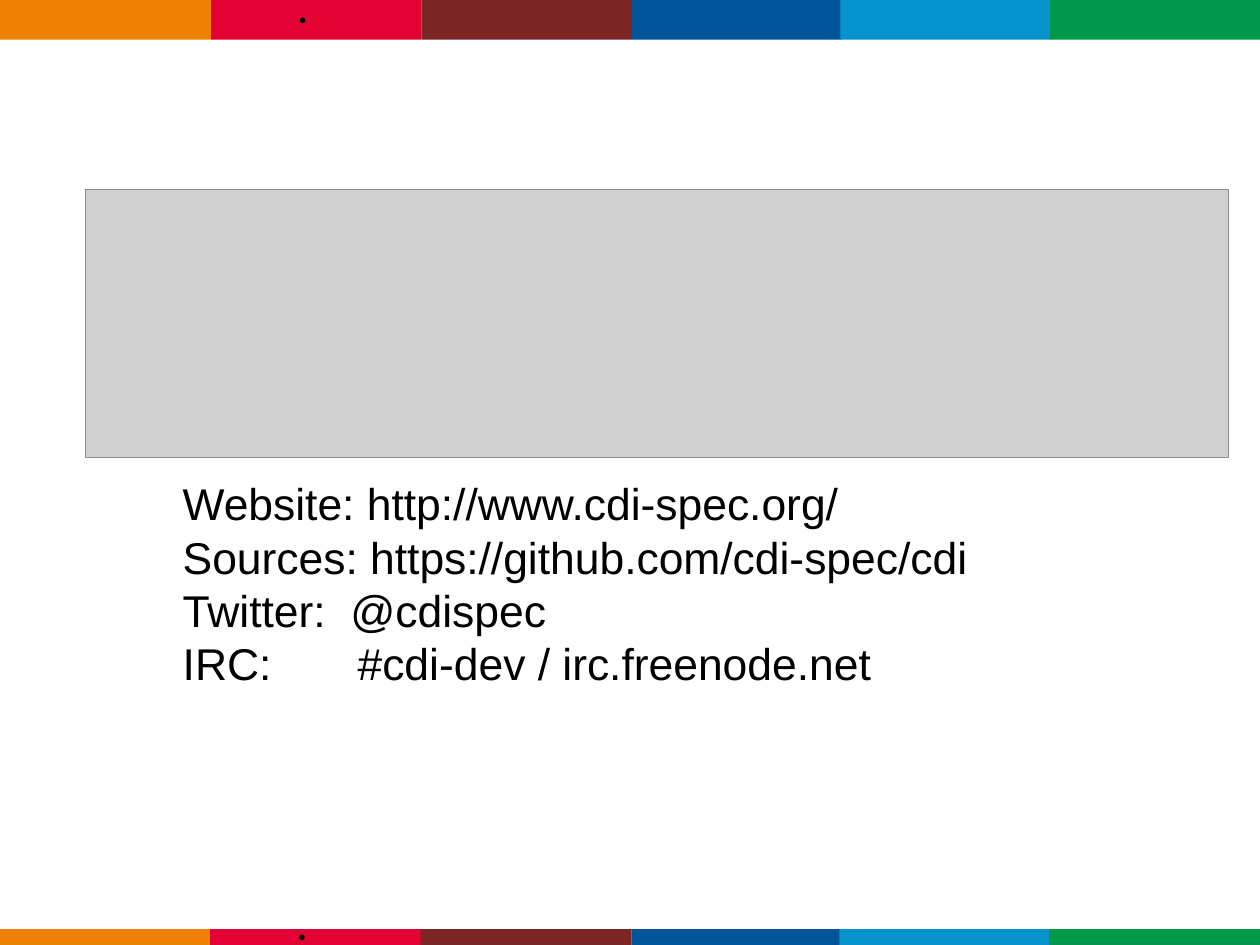
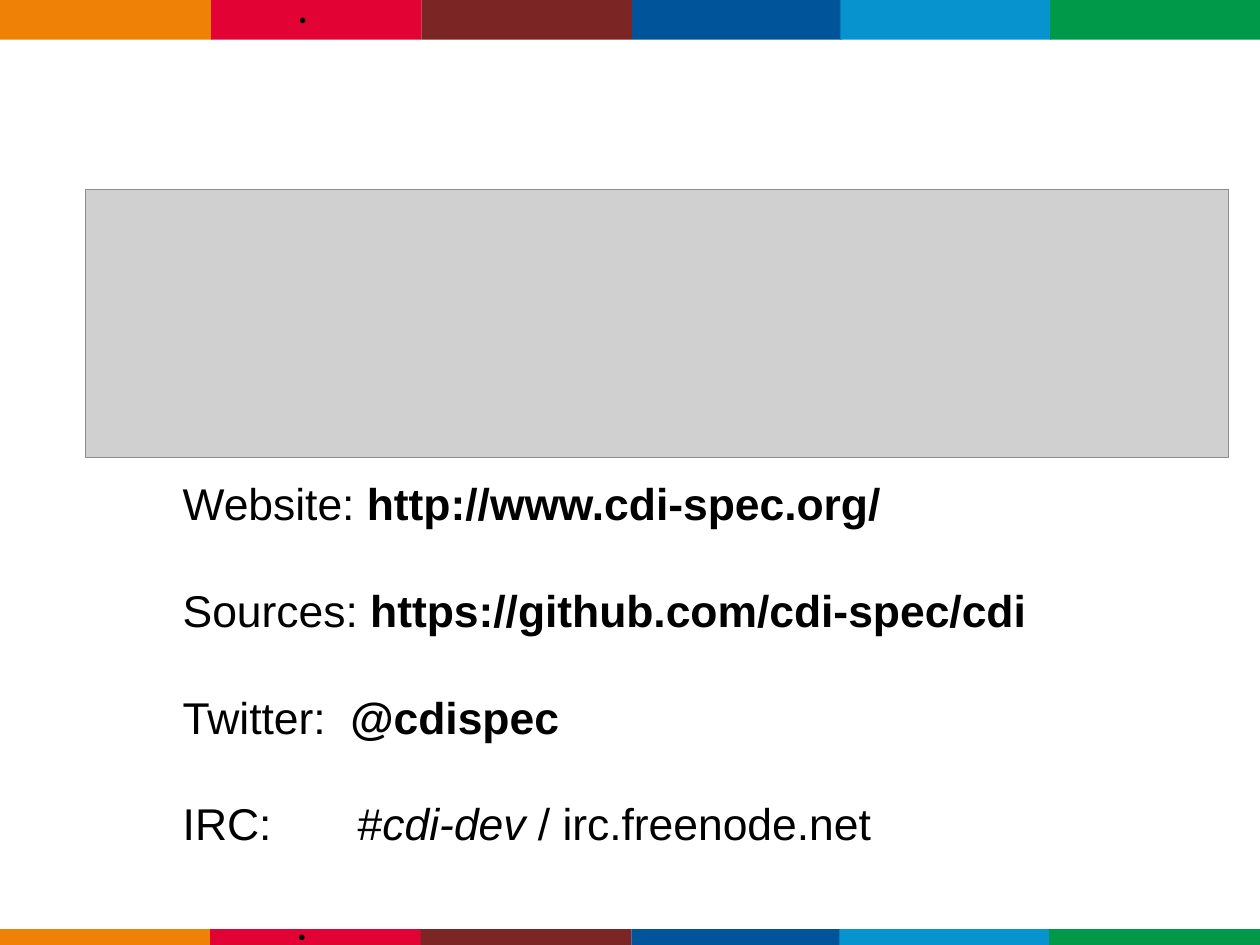
Before and after one commit to gastaldi/talks, a slide deck: slide 27 of CDI/TDC2015/TDC_2015-CDI-2.0.odp. Drawn at 1260x945 pixels with LibreOffice and Linux fonts; fonts in the diff are those of the drawing; grey boxes stand for pictures; background and template pictures are left out. Boxes give left, top, right and bottom in pixels: in the first picture for what was removed or moved away, otherwise in the second. Text is boxed around its words. In the diff, an @@ line names an element or a change of style, - is before the commit and + after.

```diff
--- a/CDI/TDC2015/TDC_2015-CDI-2.0.odp
+++ b/CDI/TDC2015/TDC_2015-CDI-2.0.odp
@@ text "Website: http://www.cdi-spec.org/" at bbox=[183, 487, 1026, 841]: bold on in "http://www.cdi-spec.org/", "https://github.com/cdi-spec/cdi", "@cdispec"; italic on in "#cdi-dev" @@
```
Also in this commit, not shown: 4 other slides changed.
